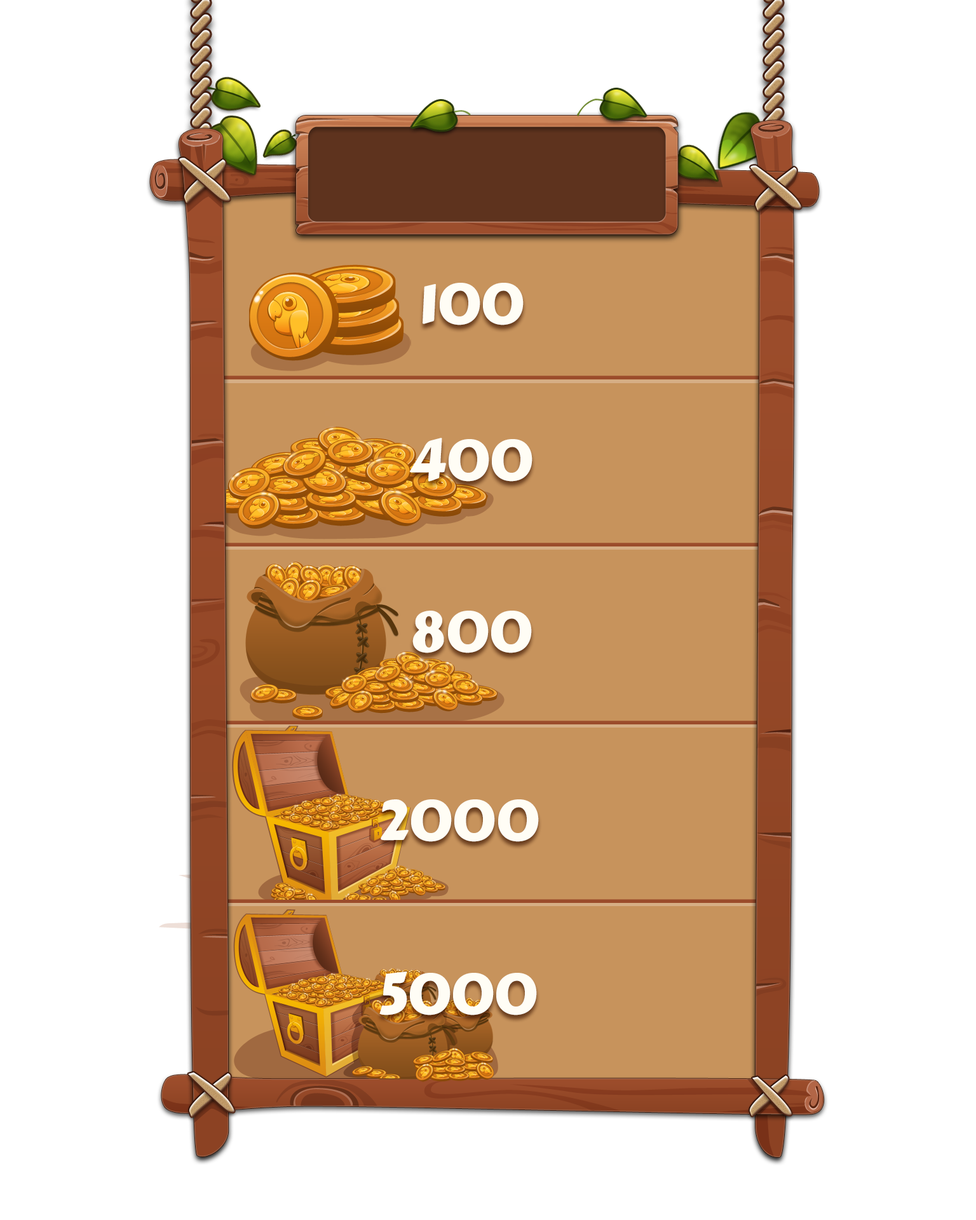
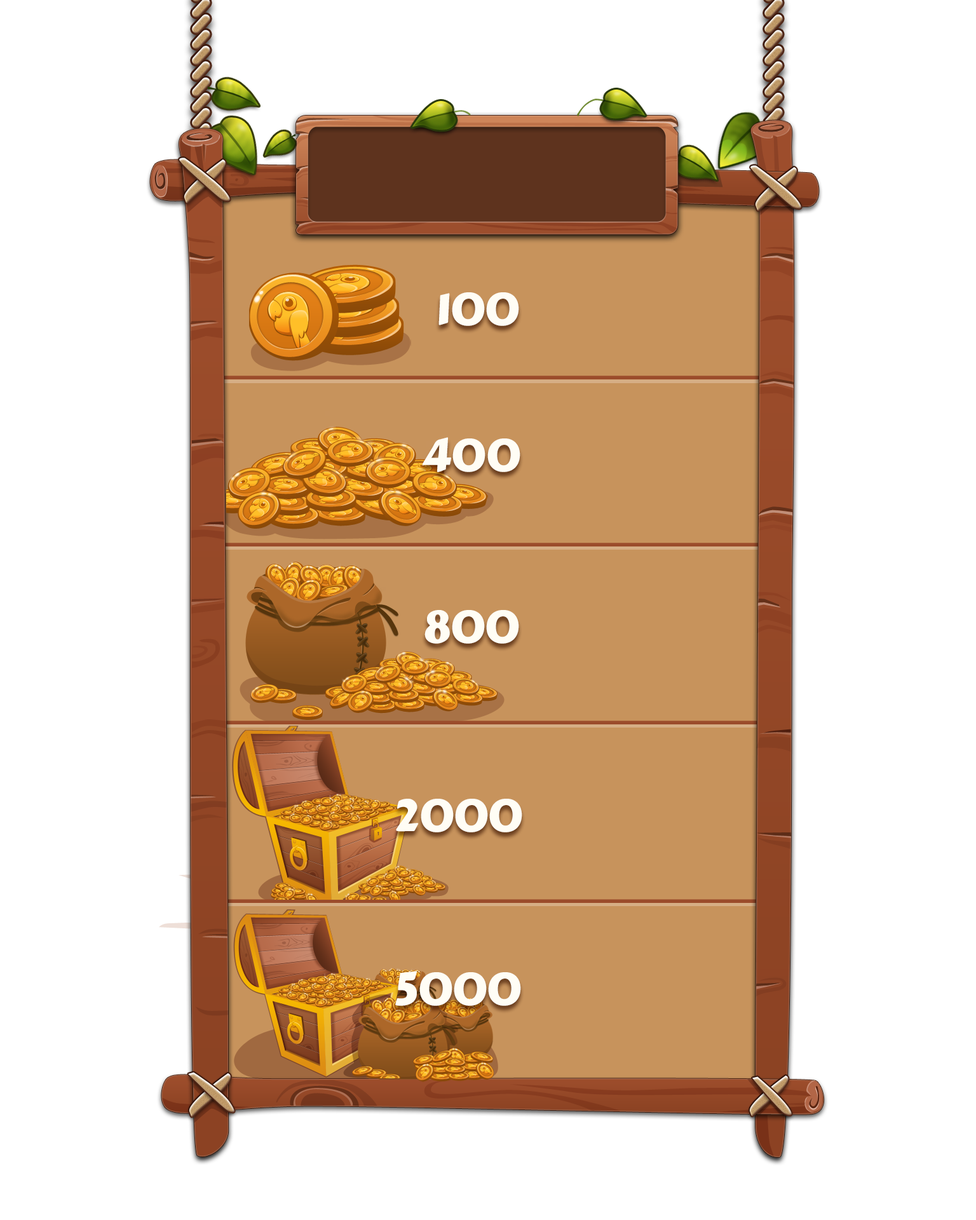
Before/after of a (976, 1220) layered artwork. What changed in the layer stack:
painted on "5000" over [379, 971, 538, 1016]
painted on "2000" over [380, 798, 539, 843]
painted on "800" over [412, 610, 532, 654]
painted on "400" over [409, 437, 533, 482]
painted on "100" over [422, 282, 524, 327]
